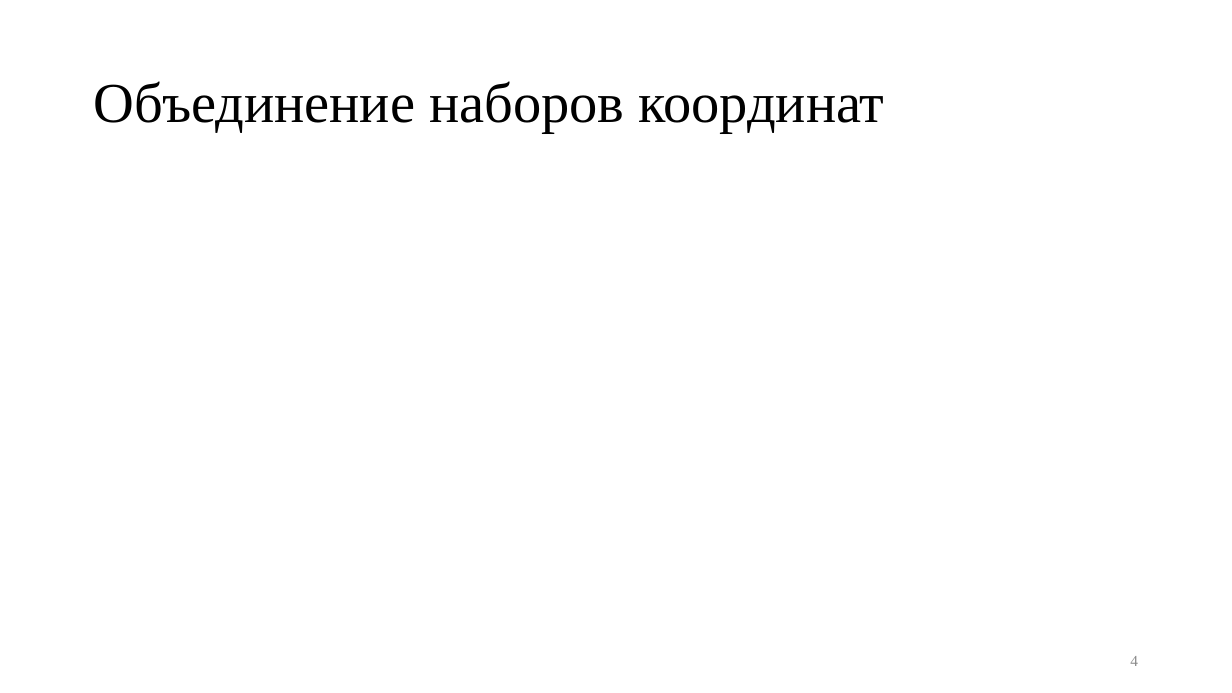
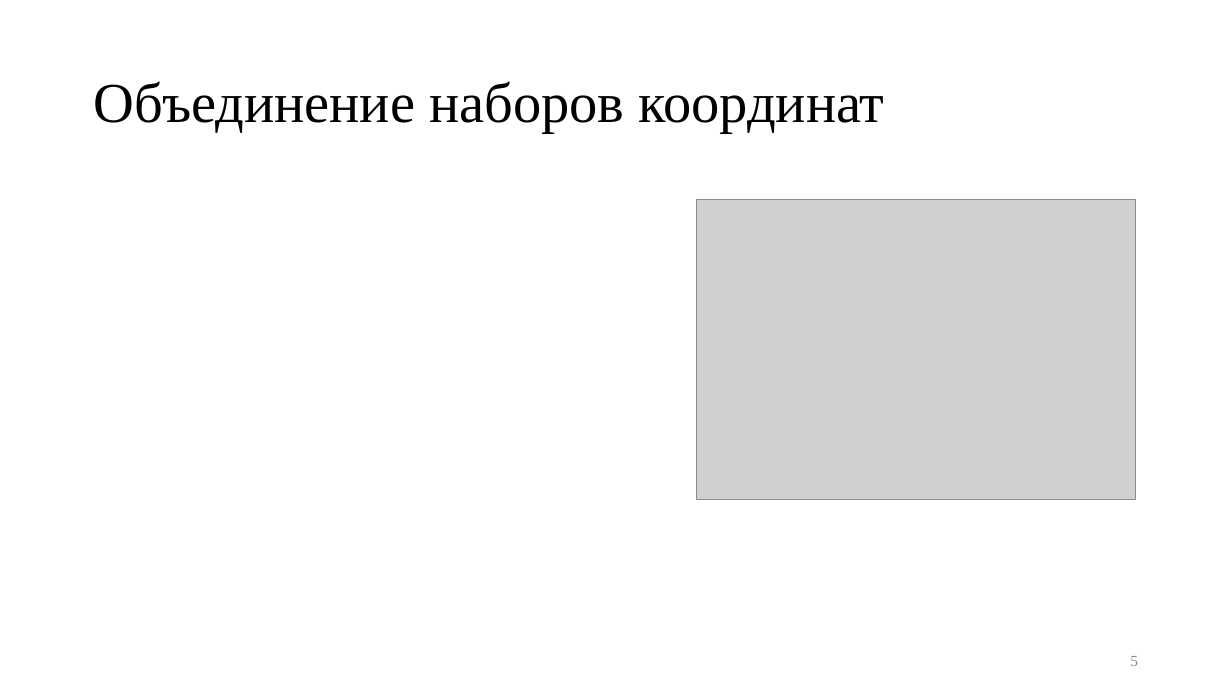
Before and after one commit to kaedvann/TrackFilter, a slide deck: slide 5 of docs/thesis/thesis.pptx (slide 4 before the commit). Drawn at 1232x693 pixels with LibreOffice and Linux fonts; fonts in the diff are those of the drawing; grey boxes stand for pictures. Boxes give left, top, right and bottom in pixels: in the first picture for what was removed or moved away, otherwise in the second. Text is boxed around its words. In the diff, an @@ line names an element or a change of style, - is before the commit and + after.

```diff
--- a/docs/thesis/thesis.pptx
+++ b/docs/thesis/thesis.pptx
@@ picture added at [697,200,1136,500] @@
@@ page number at [1130,656,1138,666]: text changed @@
-4
+5
```
Also in this commit, not shown: 4 other slides changed, 2 slides added, 1 slide removed, 5 other files.
